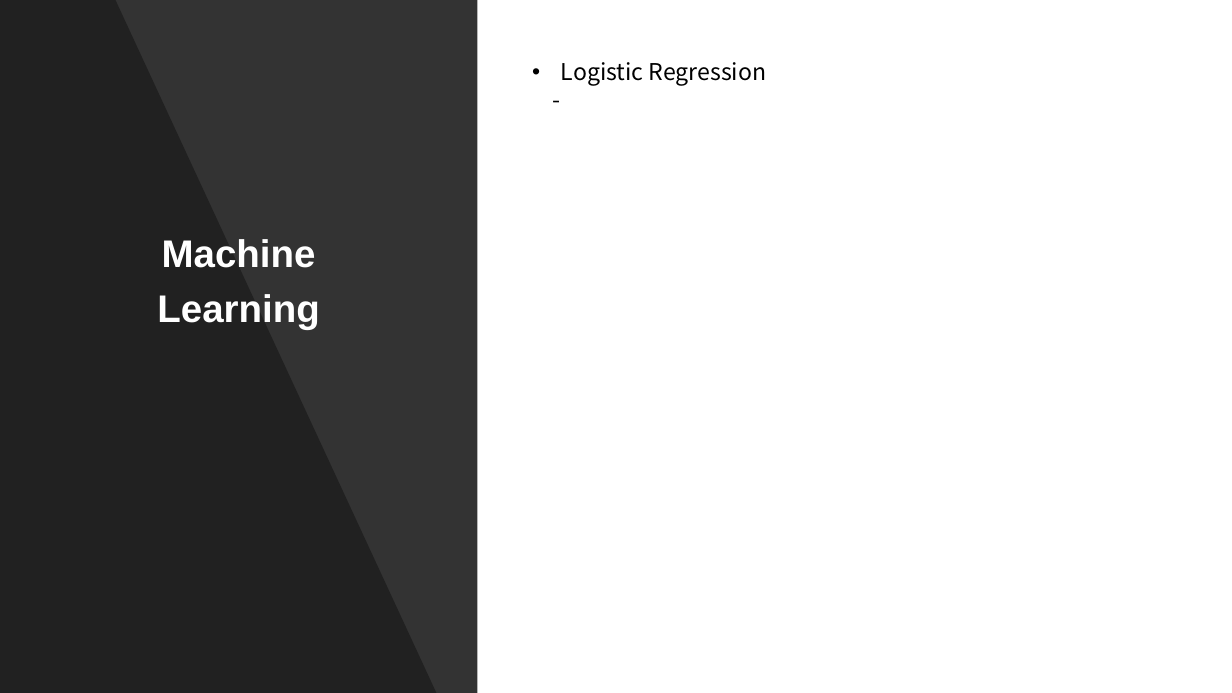
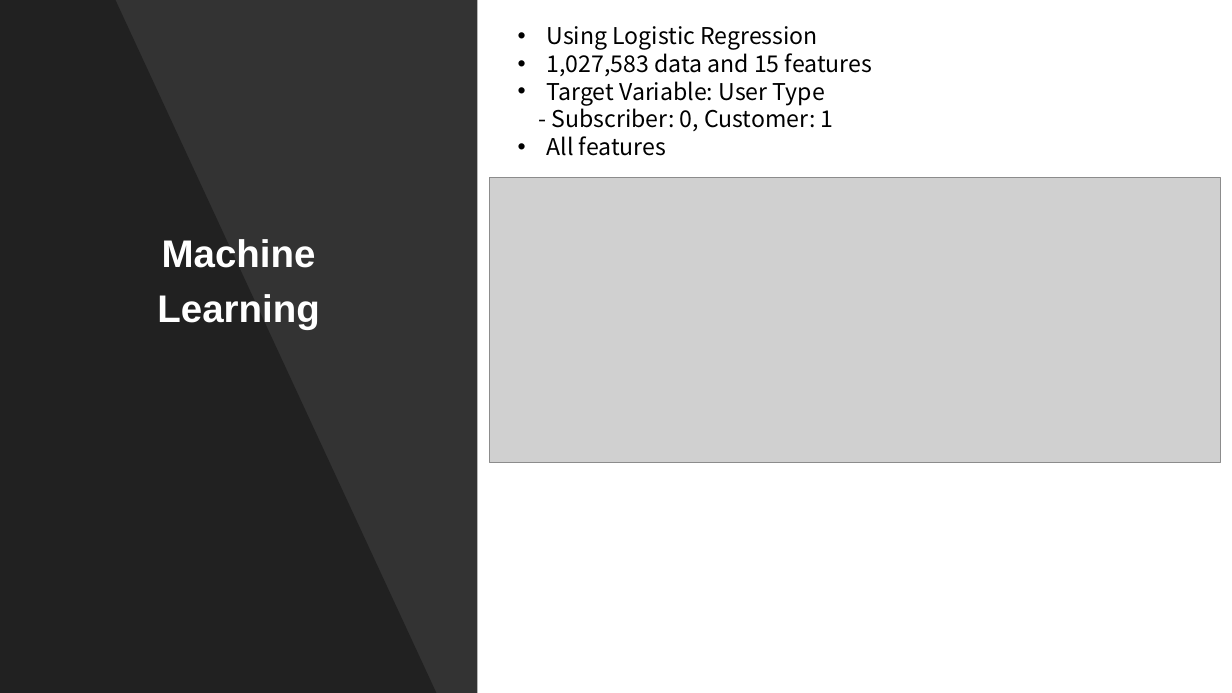
Before and after one commit to kkrlee/CitiBike-Capstone, a slide deck: slide 18 of Citi Bike.pptx. Drawn at 1232x693 pixels with LibreOffice and Linux fonts; fonts in the diff are those of the drawing; grey boxes stand for pictures. Boxes give left, top, right and bottom in pixels: in the first picture for what was removed or moved away, otherwise in the second. Text is boxed around its words. In the diff, an @@ line names an element or a change of style, - is before the commit and + after.

```diff
--- a/Citi Bike.pptx
+++ b/Citi Bike.pptx
@@ text at (x1=547, y1=26, x2=872, y2=156): text changed @@
-• Logistic Regression
--
+• Using Logistic Regression
+• 1,027,583 data and 15 features
+• Target Variable: User Type
+- Subscriber: 0, Customer: 1
+• All features
@@ picture added at (x1=490, y1=177, x2=1221, y2=463) @@
```
Also in this commit, not shown: 6 other slides changed, 3 slides added, 5 slides removed, 1 other file.
